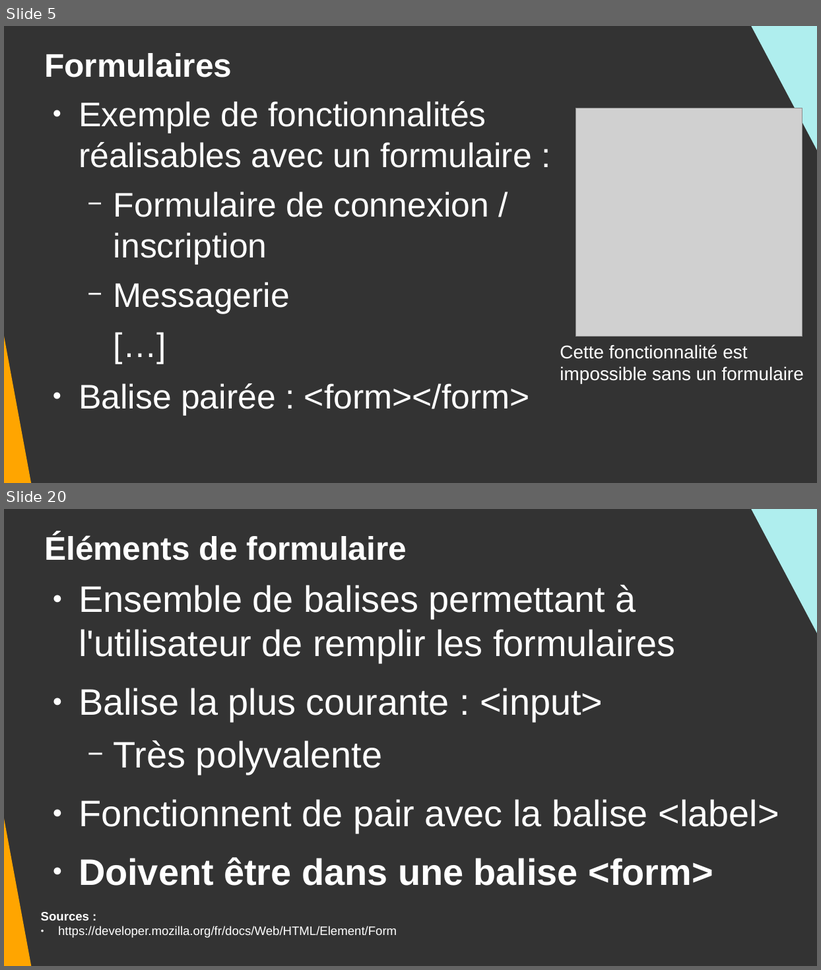
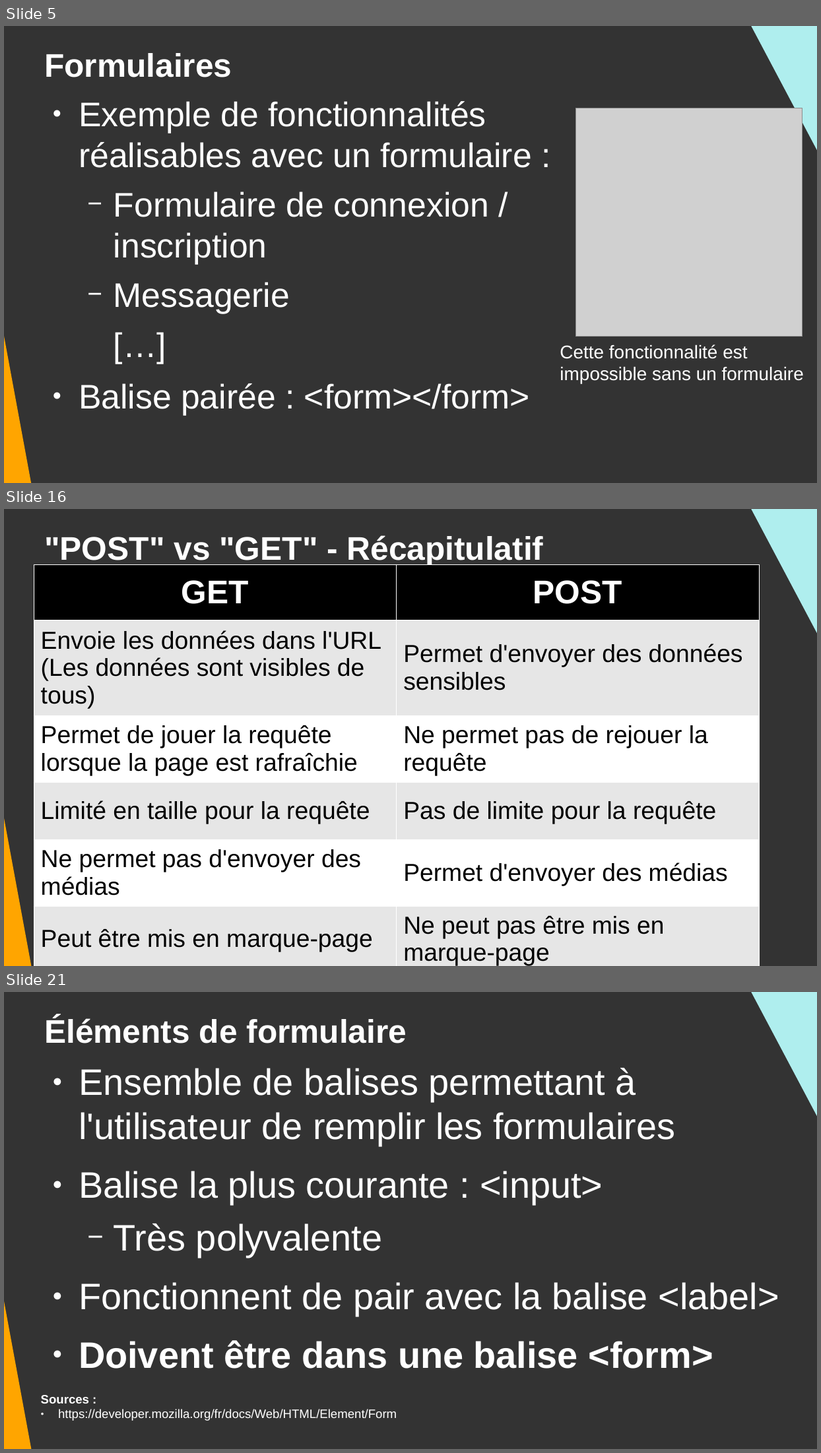
Before and after one commit to DanYellow/cours, a slide deck: integration-web-s1/travaux-pratiques/numero-3/presentation.odp. Shown one above the other, each under a label of ours: slides 5 and 20 before the commit, slides 5, 16 and 21 after it; the slides between them are not shown. The pictures are 821x970 and 821x1453 pixels, drawn with LibreOffice and Linux fonts; fonts in the diff are those of the drawing; grey boxes stand for pictures. Boxes give left, top, right and bottom in pixels: in the first picture for what was removed or moved away, otherwise in the second. Text is boxed around its words. In the diff, an @@ line names an element or a change of style, - is before the commit and + after.

```diff
--- a/integration-web-s1/travaux-pratiques/numero-3/presentation.odp
+++ b/integration-web-s1/travaux-pratiques/numero-3/presentation.odp
@@ slide 16 added at [4,509,817,966], background #333333 @@
@@ right triangle added at [743,509,817,727], fill #AFEEEE @@
@@ title added at [44,535,544,566], 32 pt, text #FFFFFF, bold @@
+"POST" vs "GET" - Récapitulatif
@@ table added at [34,564,760,966], 6 rows, 2 columns @@
+GET | POST
+Envoie les données dans l'URL / (Les données sont visibles de tous) | Permet d'envoyer des données sensibles
+Permet de jouer la requête lorsque la page est rafraîchie | Ne permet pas de rejouer la requête
+Limité en taille pour la requête | Pas de limite pour la requête
+Ne permet pas d'envoyer des médias | Permet d'envoyer des médias
+Peut être mis en marque-page | Ne peut pas être mis en marque-page
@@ right triangle added at [4,578,34,966], fill #FFA500 @@
@@ what was slide 20 is now slide 21 @@
```
Also in this commit, not shown: 13 slides changed, 7 other files.
